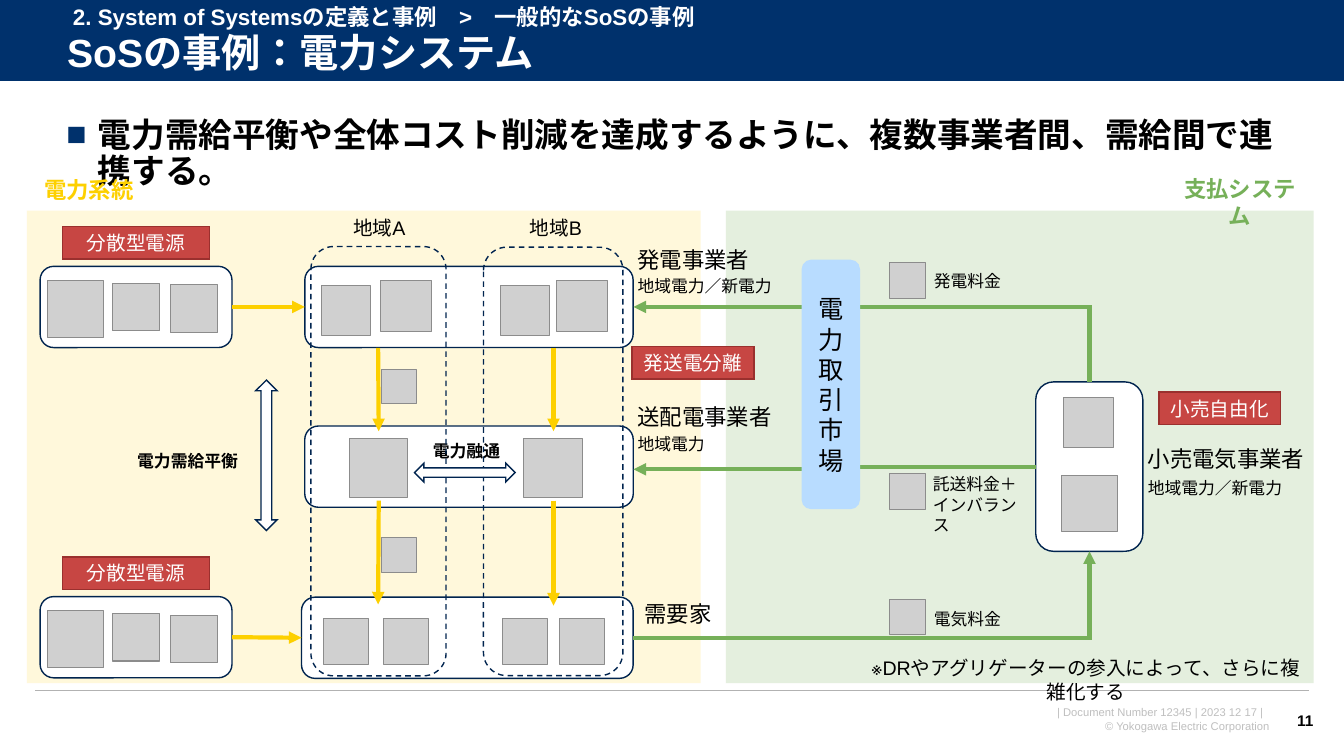
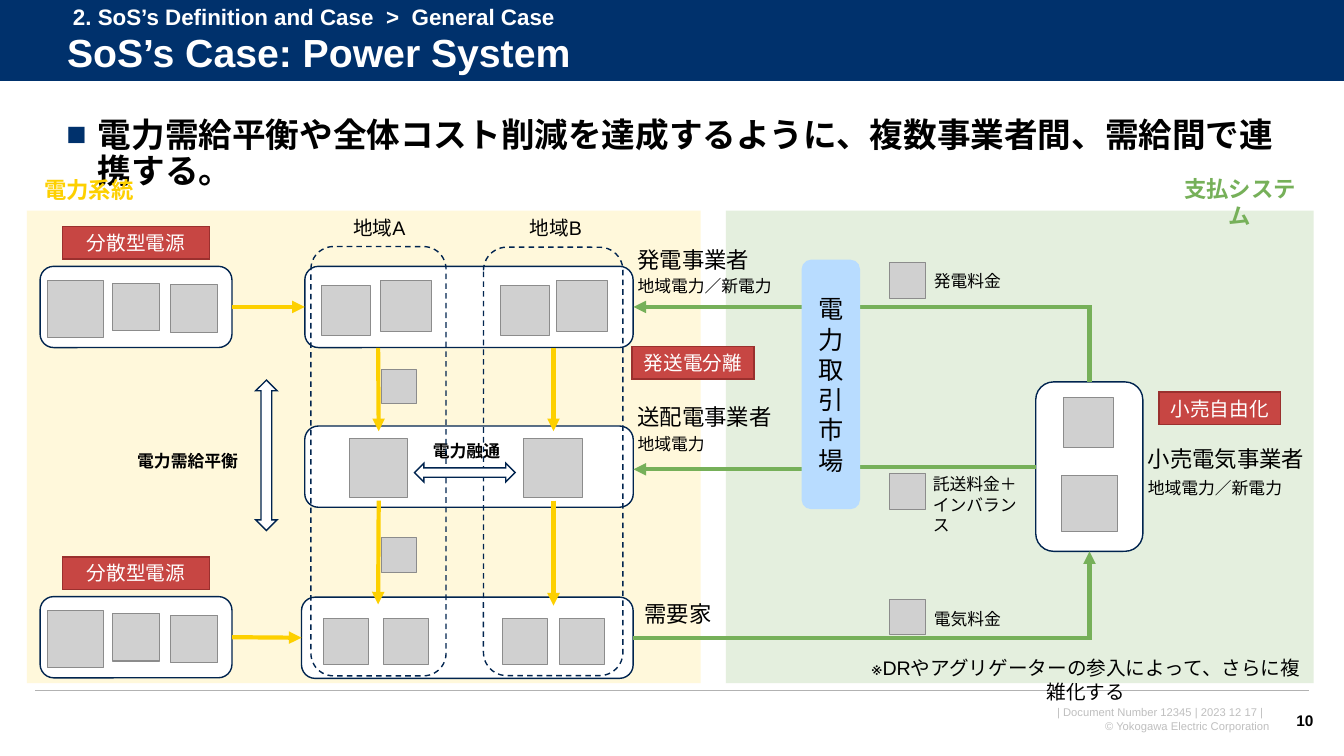
Before and after one commit to watarukumagai-git/opt, a slide deck: slide 10 of SoS/240322_SoS_kumagai.pptx (slide 11 before the commit). Drawn at 1344x756 pixels with LibreOffice and Linux fonts; fonts in the diff are those of the drawing; grey boxes stand for pictures; background and template pictures are left out. Boxes give left, top, right and bottom in pixels: in the first picture for what was removed or moved away, otherwise in the second. Text is boxed around its words. In the diff, an @@ line names an element or a change of style, - is before the commit and + after.

```diff
--- a/SoS/240322_SoS_kumagai.pptx
+++ b/SoS/240322_SoS_kumagai.pptx
@@ text at <box>73,8,554,26</box>: text changed @@
-2. System of Systemsの定義と事例 > 一般的なSoSの事例
+2. SoS’s Definition and Case > General Case
@@ text at <box>67,39,570,75</box>: text changed @@
-SoSの事例：電力システム
+SoS’s Case: Power System
@@ page number at <box>1296,715,1313,726</box>: text changed @@
-11
+10
```
Also in this commit, not shown: 13 other slides changed, 4 slides added, 8 slides removed.
